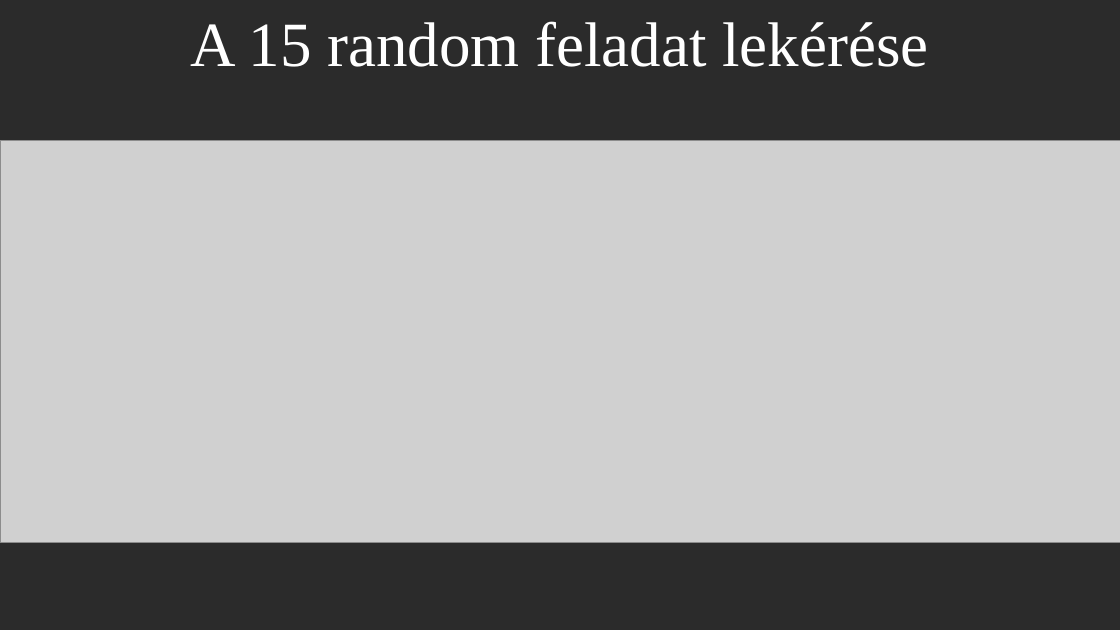
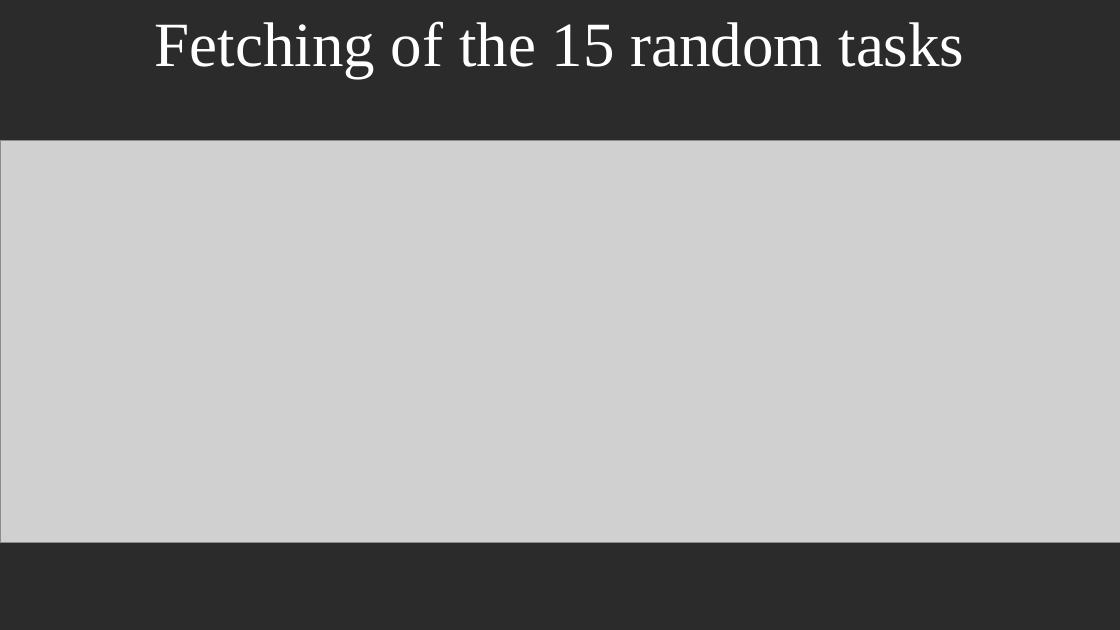
Before and after one commit to zsolti6/Erettsegizzunk, a slide deck: slide 11 of erettsegizzunk.pptx (slide 17 before the commit). Drawn at 1120x630 pixels with LibreOffice and Linux fonts; fonts in the diff are those of the drawing; grey boxes stand for pictures; background and template pictures are left out; a plain dark background stands for a picture behind light text. Boxes give left, top, right and bottom in pixels: in the first picture for what was removed or moved away, otherwise in the second. Text is boxed around its words. In the diff, an @@ line names an element or a change of style, - is before the commit and + after.

```diff
--- a/erettsegizzunk.pptx
+++ b/erettsegizzunk.pptx
@@ title at (155,21,965,79): text changed @@
-A 15 random feladat lekérése
+Fetching of the 15 random tasks
```
Also in this commit, not shown: 3 other slides changed, 7 slides added, 13 slides removed, 2 other files.
